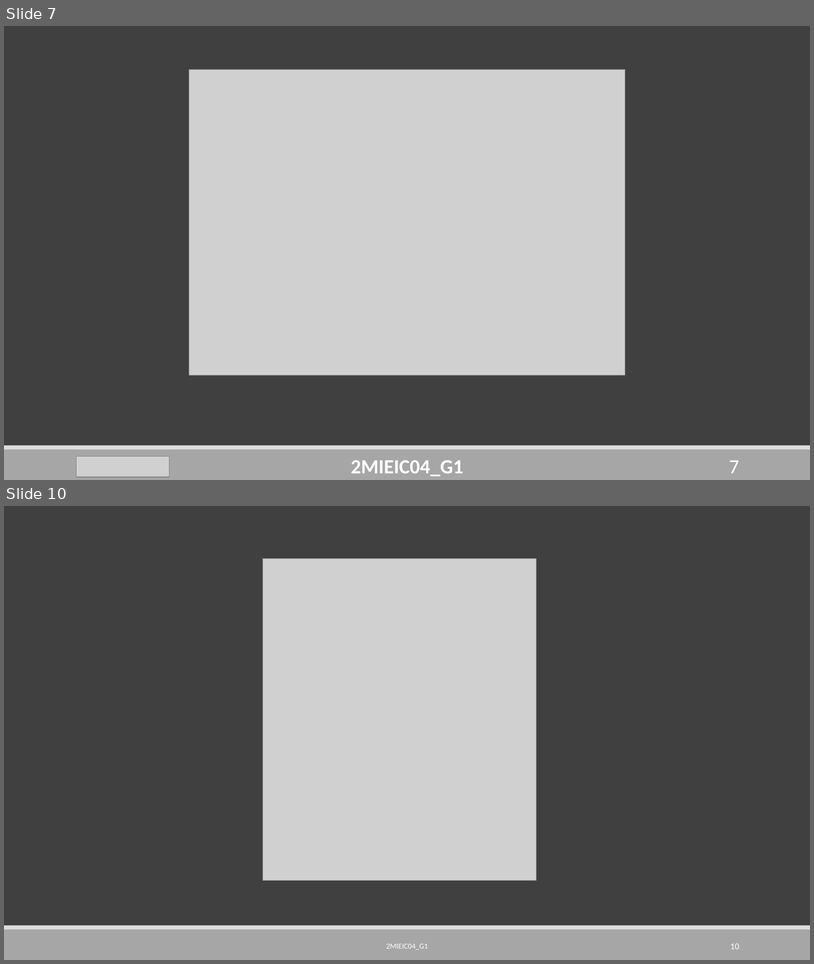
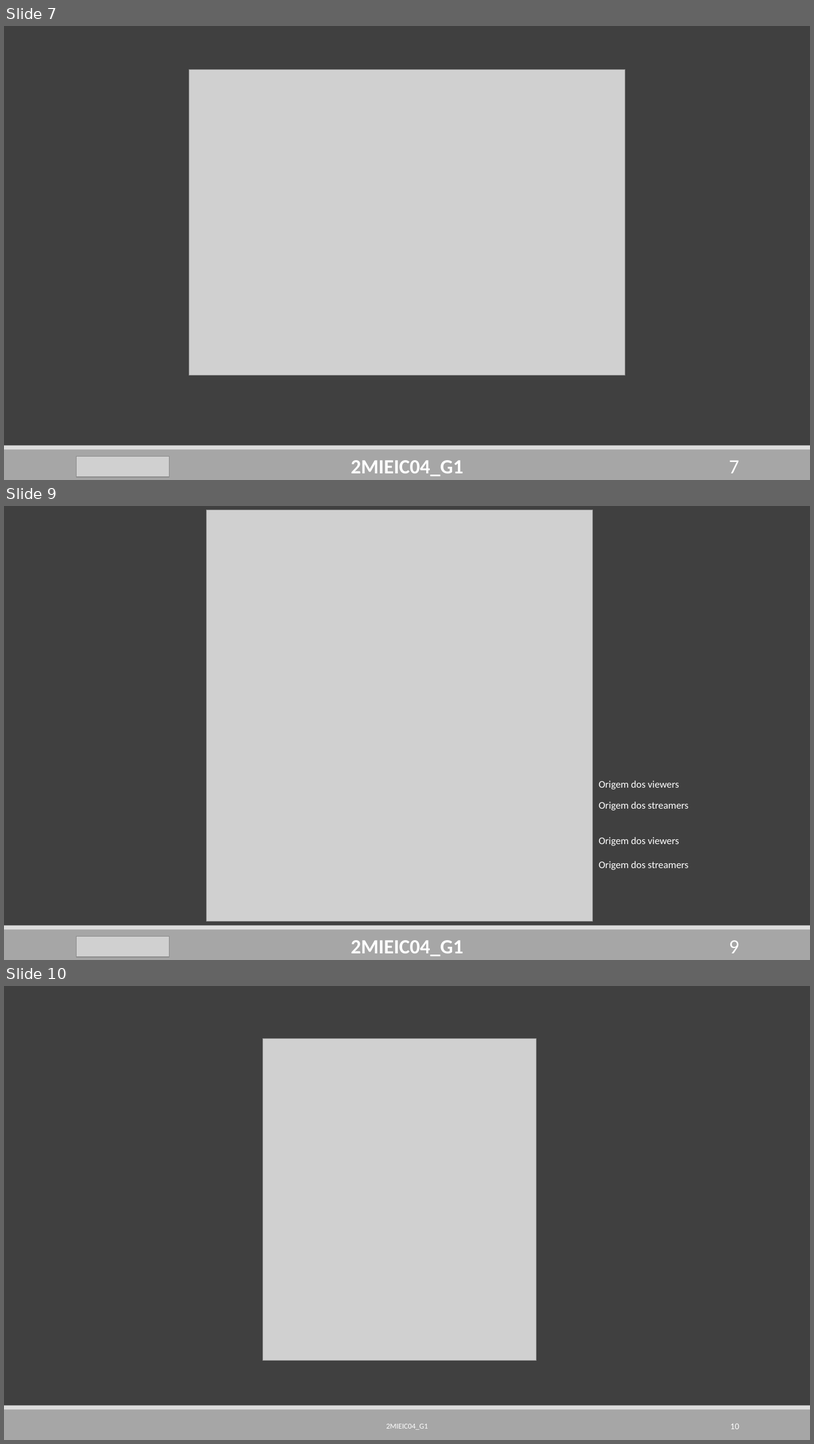
Before and after one commit to DoStini/FEUP-AEDA-proj, a slide deck: StreamZ_Apresentation4.pptx. Shown one above the other, each under a label of ours: slides 7 and 10 before the commit, slides 7, 9 and 10 after it; the slides between them are not shown. The pictures are 814x964 and 814x1444 pixels, drawn with LibreOffice and Linux fonts; fonts in the diff are those of the drawing; grey boxes stand for pictures. Boxes give left, top, right and bottom in pixels: in the first picture for what was removed or moved away, otherwise in the second. Text is boxed around its words. In the diff, an @@ line names an element or a change of style, - is before the commit and + after.

```diff
--- a/StreamZ_Apresentation4.pptx
+++ b/StreamZ_Apresentation4.pptx
@@ slide 9 added at box(4, 506, 810, 960), background #404040; not listed: 3 template elements that a slide beside it also shows @@
@@ picture added at box(207, 510, 593, 921) @@
@@ line added from (54, 621) to (746, 621), #404040 1 pt @@
@@ text added at box(599, 780, 680, 789), 12 pt, text #FFFFFF @@
+Origem dos viewers
@@ text added at box(599, 801, 689, 810), 12 pt, text #FFFFFF @@
+Origem dos streamers
@@ text added at box(599, 837, 680, 846), 12 pt, text #FFFFFF @@
+Origem dos viewers
@@ text added at box(599, 861, 689, 870), 12 pt, text #FFFFFF @@
+Origem dos streamers
@@ picture added at box(77, 936, 170, 957) @@
@@ text added at box(351, 940, 464, 956), 24 pt, text #FFFFFF, bold @@
+2MIEIC04_G1
@@ page number added at box(729, 940, 740, 953), 24 pt, text #FFFFFF @@
+9
```
Also in this commit, not shown: 4 slides changed, 1 slide removed.
